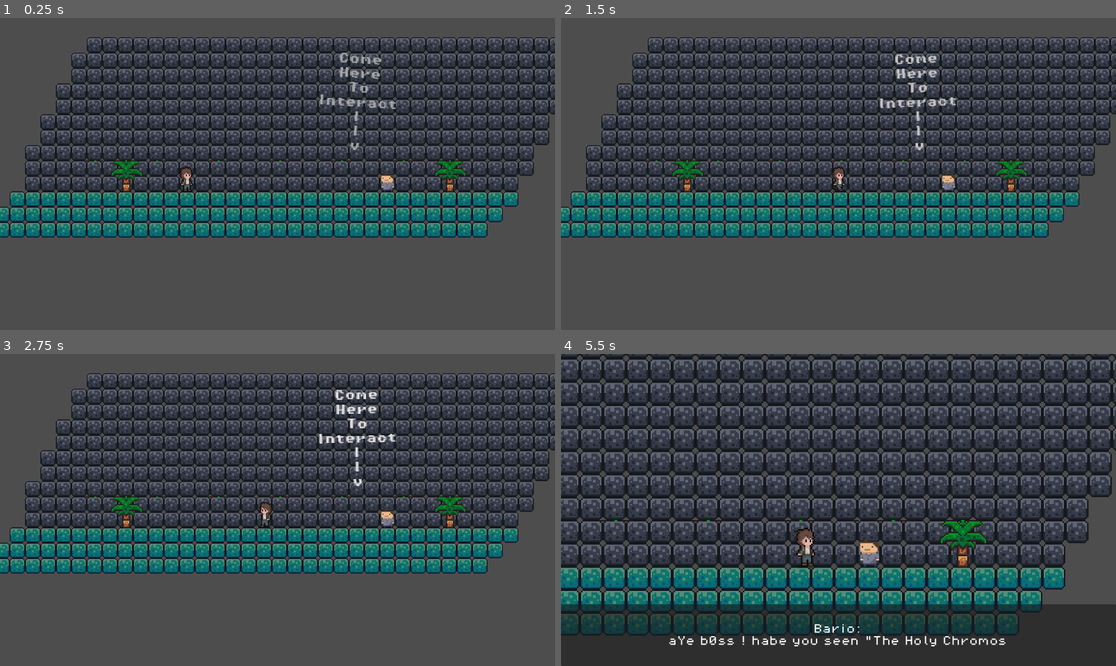
Above: before the commit, frames 1-4 (two rows, left to right).
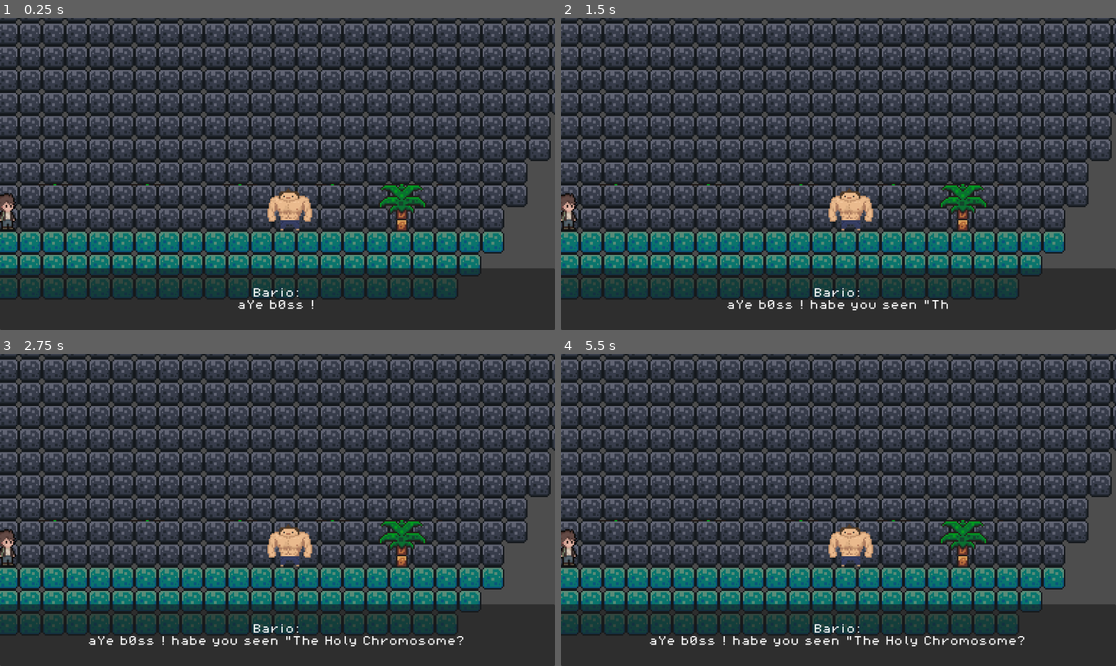
Above: after the commit, the same moments.

Repository: Tylefnx/super-autistic-bario
Game: Godot game, scene res://scenes/levels/intro.tscn
Two runs of this game, one before a commit and one after it. Both use one fixed random seed, a clock stepped at 60 frames per second and the inputs below.
Inputs (mouse positions are in pixels of both pictures, inside the frame that each line leads up to):
- Up to frame 1 (0.25 s): no input
- Up to frame 2 (1.5 s): move the mouse to (916, 183) at 0.52 s; hold Right (ui_right) from 0.53 s (still down); tap Space (attack) at 0.6 s; click (916, 183) at 0.67 s; tap Up (ui_up) at 0.77 s; move the mouse to (727, 189) at 1.27 s; tap E (interact) at 1.35 s
- Up to frame 3 (2.75 s): tap Up (ui_up) at 1.52 s; move the mouse to (333, 441) at 2.02 s; release Right (ui_right) at 2.03 s; hold Left (ui_left) from 2.03 s (still down); tap Space (attack) at 2.1 s
- Up to frame 4 (5.5 s): move the mouse to (810, 572) at 2.77 s; release Left (ui_left) at 2.78 s; hold Right (ui_right) 2.78-4.28 s; tap E (interact) at 2.85, 4.35 s; click (810, 572) at 2.92 s; tap Up (ui_up) at 3.02, 3.77, 4.52 s; move the mouse to (1005, 556) at 3.52 s; tap Space (attack) at 3.6, 5.1 s; move the mouse to (672, 463) at 4.27 s; hold Left (ui_left) 4.28-5.03 s; tap Enter at 5 s; move the mouse to (866, 510) at 5.02 s; hold Right (ui_right) from 5.03 s (still down); click (866, 510) at 5.17 s

The runs differ from the first frame. In frame 1, 72% of the frame differs, in the area x 0-100%, y 0-100%; in frame 2, 72%; in frame 3, 72%; in frame 4, 2.3%.

Commit message:
Muscle man slam

Diff:
--- a/scenes/levels/intro.tscn
+++ b/scenes/levels/intro.tscn
@@ -1,9 +1,11 @@
-[gd_scene load_steps=44 format=3 uid="uid://cxiogrl13hiai"]
+[gd_scene load_steps=61 format=3 uid="uid://cxiogrl13hiai"]
 
 [ext_resource type="Texture2D" uid="uid://d0vfrpajf4jfr" path="res://assets/terrain/world_tileset.png" id="1_d5yxw"]
 [ext_resource type="Script" path="res://scripts/intro.gd" id="1_tjbml"]
 [ext_resource type="Texture2D" uid="uid://ga7h0y7f3ei7" path="res://assets/characters/muscle_man/RageTransformation.png" id="2_o3dke"]
+[ext_resource type="Texture2D" uid="uid://bavjmacfsb7p2" path="res://assets/characters/muscle_man/RageHitRightFront.png" id="3_4jbek"]
 [ext_resource type="PackedScene" uid="uid://caiehwkd44ot4" path="res://scenes/characters/bario.tscn" id="3_4uc8s"]
+[ext_resource type="Texture2D" uid="uid://b4ao6eviv6mu" path="res://assets/characters/muscle_man/RageWalk.png" id="3_hnvbn"]
 [ext_resource type="FontFile" uid="uid://b64gdmnwdocqu" path="res://assets/fonts/PixelOperator8-Bold.ttf" id="5_4j0gy"]
 [ext_resource type="FontFile" uid="uid://ybtofid14i5j" path="res://assets/fonts/PixelOperator8.ttf" id="6_65ybt"]
 
@@ -400,6 +402,66 @@
 physics_layer_0/collision_mask = 5
 sources/0 = SubResource("TileSetAtlasSource_wphs8")
 
+[sub_resource type="AtlasTexture" id="AtlasTexture_1qoee"]
+atlas = ExtResource("3_4jbek")
+region = Rect2(0, 50, 50, 50)
+
+[sub_resource type="AtlasTexture" id="AtlasTexture_j8a2b"]
+atlas = ExtResource("3_4jbek")
+region = Rect2(100, 50, 50, 50)
+
+[sub_resource type="AtlasTexture" id="AtlasTexture_j70qe"]
+atlas = ExtResource("3_4jbek")
+region = Rect2(50, 100, 50, 50)
+
+[sub_resource type="AtlasTexture" id="AtlasTexture_bs78g"]
+atlas = ExtResource("3_4jbek")
+region = Rect2(0, 100, 50, 50)
+
+[sub_resource type="AtlasTexture" id="AtlasTexture_f3osf"]
+atlas = ExtResource("3_4jbek")
+region = Rect2(100, 100, 50, 50)
+
+[sub_resource type="AtlasTexture" id="AtlasTexture_0escf"]
+atlas = ExtResource("3_4jbek")
+region = Rect2(0, 150, 50, 50)
+
+[sub_resource type="AtlasTexture" id="AtlasTexture_i1e3r"]
+atlas = ExtResource("3_4jbek")
+region = Rect2(50, 150, 50, 50)
+
+[sub_resource type="AtlasTexture" id="AtlasTexture_v545x"]
+atlas = ExtResource("3_4jbek")
+region = Rect2(50, 0, 50, 50)
+
+[sub_resource type="AtlasTexture" id="AtlasTexture_nw644"]
+atlas = ExtResource("3_4jbek")
+region = Rect2(50, 50, 50, 50)
+
+[sub_resource type="AtlasTexture" id="AtlasTexture_mc2cd"]
+atlas = ExtResource("3_4jbek")
+region = Rect2(100, 0, 50, 50)
+
+[sub_resource type="AtlasTexture" id="AtlasTexture_kdg6j"]
+atlas = ExtResource("3_4jbek")
+region = Rect2(0, 0, 50, 50)
+
+[sub_resource type="AtlasTexture" id="AtlasTexture_iiew0"]
+atlas = ExtResource("3_hnvbn")
+region = Rect2(0, 80, 40, 40)
+
+[sub_resource type="AtlasTexture" id="AtlasTexture_c6tpn"]
+atlas = ExtResource("3_hnvbn")
+region = Rect2(40, 80, 40, 40)
+
+[sub_resource type="AtlasTexture" id="AtlasTexture_c3ci0"]
+atlas = ExtResource("3_hnvbn")
+region = Rect2(80, 80, 40, 40)
+
+[sub_resource type="AtlasTexture" id="AtlasTexture_n3mc7"]
+atlas = ExtResource("3_hnvbn")
+region = Rect2(120, 80, 40, 40)
+
 [sub_resource type="AtlasTexture" id="AtlasTexture_dpuw8"]
 atlas = ExtResource("2_o3dke")
 region = Rect2(0, 0, 40, 40)
@@ -455,23 +517,66 @@
 [sub_resource type="AtlasTexture" id="AtlasTexture_uauek"]
 atlas = ExtResource("2_o3dke")
 region = Rect2(40, 120, 40, 40)
-
-[sub_resource type="AtlasTexture" id="AtlasTexture_34ui7"]
-atlas = ExtResource("2_o3dke")
-region = Rect2(80, 120, 40, 40)
-
-[sub_resource type="AtlasTexture" id="AtlasTexture_s2pxg"]
-atlas = ExtResource("2_o3dke")
-region = Rect2(120, 120, 40, 40)
-
-[sub_resource type="AtlasTexture" id="AtlasTexture_ya5ht"]
-atlas = ExtResource("2_o3dke")
-region = Rect2(0, 160, 40, 40)
 
 [sub_resource type="SpriteFrames" id="SpriteFrames_5cvmt"]
 animations = [{
 "frames": [{
 "duration": 1.0,
+"texture": SubResource("AtlasTexture_1qoee")
+}, {
+"duration": 1.0,
+"texture": SubResource("AtlasTexture_j8a2b")
+}, {
+"duration": 1.0,
+"texture": SubResource("AtlasTexture_j70qe")
+}, {
+"duration": 1.0,
+"texture": SubResource("AtlasTexture_bs78g")
+}, {
+"duration": 1.0,
+"texture": SubResource("AtlasTexture_f3osf")
+}, {
+"duration": 1.0,
+"texture": SubResource("AtlasTexture_0escf")
+}, {
+"duration": 1.0,
+"texture": SubResource("AtlasTexture_i1e3r")
+}, {
+"duration": 1.0,
+"texture": SubResource("AtlasTexture_v545x")
+}, {
+"duration": 1.0,
+"texture": SubResource("AtlasTexture_nw644")
+}, {
+"duration": 1.0,
+"texture": SubResource("AtlasTexture_mc2cd")
+}, {
+"duration": 1.0,
+"texture": SubResource("AtlasTexture_kdg6j")
+}],
+"loop": false,
+"name": &"hot",
+"speed": 12.0
+}, {
+"frames": [{
+"duration": 1.0,
+"texture": SubResource("AtlasTexture_iiew0")
+}, {
+"duration": 1.0,
+"texture": SubResource("AtlasTexture_c6tpn")
+}, {
+"duration": 1.0,
+"texture": SubResource("AtlasTexture_c3ci0")
+}, {
+"duration": 1.0,
+"texture": SubResource("AtlasTexture_n3mc7")
+}],
+"loop": true,
+"name": &"running",
+"speed": 5.0
+}, {
+"frames": [{
+"duration": 1.0,
 "texture": SubResource("AtlasTexture_dpuw8")
 }, {
 "duration": 1.0,
@@ -512,15 +617,6 @@
 }, {
 "duration": 1.0,
 "texture": SubResource("AtlasTexture_uauek")
-}, {
-"duration": 1.0,
-"texture": SubResource("AtlasTexture_34ui7")
-}, {
-"duration": 1.0,
-"texture": SubResource("AtlasTexture_s2pxg")
-}, {
-"duration": 1.0,
-"texture": SubResource("AtlasTexture_ya5ht")
 }],
 "loop": false,
 "name": &"transformation",
@@ -529,6 +625,42 @@
 
 [sub_resource type="CircleShape2D" id="CircleShape2D_qe0ss"]
 radius = 8.0
+
+[sub_resource type="Animation" id="Animation_yfona"]
+resource_name = "run and hit"
+tracks/0/type = "value"
+tracks/0/imported = false
+tracks/0/enabled = true
+tracks/0/path = NodePath(".:position")
+tracks/0/interp = 1
+tracks/0/loop_wrap = true
+tracks/0/keys = {
+"times": PackedFloat32Array(0, 1),
+"transitions": PackedFloat32Array(1, 1),
+"update": 0,
+"values": [Vector2(6, -1), Vector2(-12, -1)]
+}
+
+[sub_resource type="Animation" id="Animation_qeek7"]
+length = 0.001
+tracks/0/type = "value"
+tracks/0/imported = false
+tracks/0/enabled = true
+tracks/0/path = NodePath(".:position")
+tracks/0/interp = 1
+tracks/0/loop_wrap = true
+tracks/0/keys = {
+"times": PackedFloat32Array(0),
+"transitions": PackedFloat32Array(1),
+"update": 0,
+"values": [Vector2(-12, -1)]
+}
+
+[sub_resource type="AnimationLibrary" id="AnimationLibrary_oapcf"]
+_data = {
+"RESET": SubResource("Animation_qeek7"),
+"run and hit": SubResource("Animation_yfona")
+}
 
 [sub_resource type="LabelSettings" id="LabelSettings_bghqe"]
 font = ExtResource("5_4j0gy")
@@ -880,17 +1012,26 @@
 zoom = Vector2(2, 2)
 
 [node name="muscle_man" type="CharacterBody2D" parent="."]
-position = Vector2(6, -1)
+position = Vector2(-12, -1)
 
 [node name="AnimatedSprite2D" type="AnimatedSprite2D" parent="muscle_man"]
-position = Vector2(83, -16)
+position = Vector2(87, -16)
 sprite_frames = SubResource("SpriteFrames_5cvmt")
-animation = &"transformation"
+animation = &"hot"
+frame = 10
+frame_progress = 1.0
 flip_h = true
 
 [node name="CollisionShape2D" type="CollisionShape2D" parent="muscle_man"]
 position = Vector2(83, -11)
 shape = SubResource("CircleShape2D_qe0ss")
+
+[node name="hit_and_run" type="AnimationPlayer" parent="muscle_man"]
+libraries = {
+"": SubResource("AnimationLibrary_oapcf")
+}
+
+[node name="run_timer" type="Timer" parent="muscle_man"]
 
 [node name="bario" parent="." instance=ExtResource("3_4uc8s")]
 position = Vector2(-120, -1)
@@ -942,8 +1083,8 @@
 label_settings = SubResource("LabelSettings_q4b45")
 horizontal_alignment = 1
 vertical_alignment = 1
-visible_characters = 6
-visible_ratio = 0.128788
+visible_characters = 17
+visible_ratio = 0.314815
 
 [node name="AnimationPlayer" type="AnimationPlayer" parent="CanvasLayer/Panel/Label"]
 libraries = {
@@ -956,3 +1097,4 @@
 [connection signal="body_entered" from="Area2D" to="." method="_on_area_2d_body_entered"]
 [connection signal="body_exited" from="Area2D" to="." method="_on_area_2d_body_exited"]
 [connection signal="input_event" from="Area2D" to="." method="_on_area_2d_input_event"]
+[connection signal="timeout" from="muscle_man/run_timer" to="." method="_on_run_timer_timeout"]
--- a/scripts/intro.gd
+++ b/scripts/intro.gd
@@ -8,6 +8,7 @@
 @onready var dialogue_timer = $CanvasLayer/Panel/dialogue_timer
 @onready var cutscene = $CanvasLayer/Panel/Label/AnimationPlayer
 @onready var musc_anim = $muscle_man/AnimatedSprite2D
+@onready var run_timer = $muscle_man/run_timer
 
 # Called when the node enters the scene tree for the first time.
 func _ready():
@@ -40,6 +41,9 @@
 	cutscene.play("muscle_man3")
 	musc_anim.play("transformation")
 	await dialogue_timer.timeout
+	run_timer.start()
+	musc_anim.play("running")
+	await run_timer.timeout
 	dialogue_timer.start()
 	cutscene.play("bario4")
 	await dialogue_timer.timeout
@@ -60,3 +64,7 @@
 func _on_area_2d_input_event(viewport, event, shape_idx):
 	#if event == Input.is_action_just_pressed("interact"):
 	print("Cutscene")
+
+
+func _on_run_timer_timeout():
+	musc_anim.stop()
